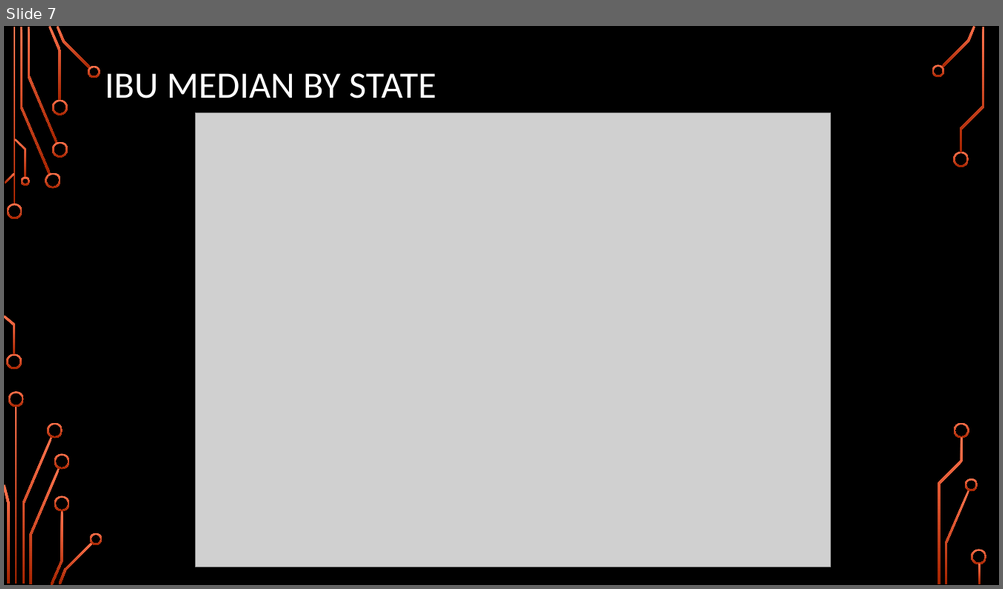
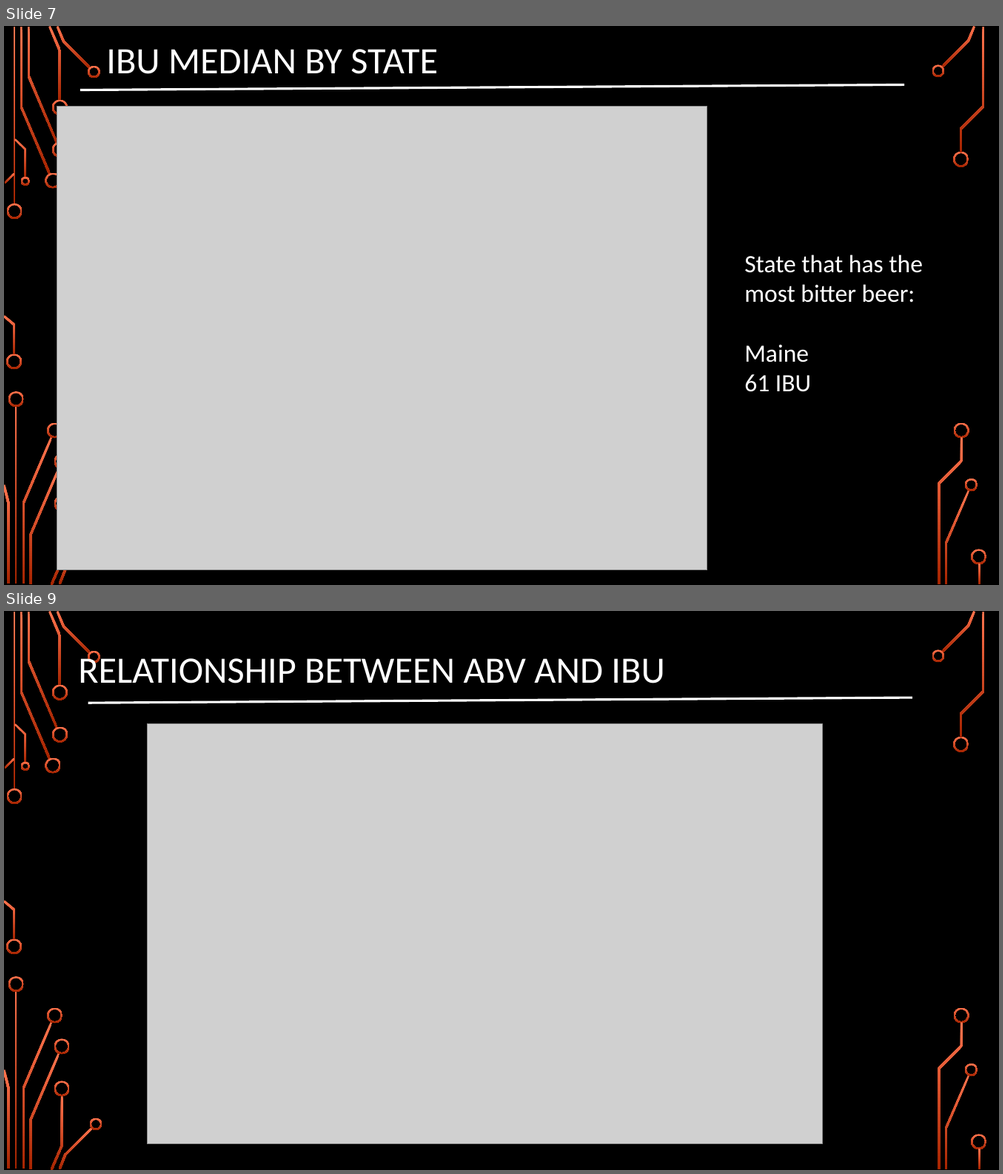
Before and after one commit to arron71/CaseStudy1, a slide deck: CaseStudy1 Presentation.pptx. Shown one above the other, each under a label of ours: slide 7 before the commit, slides 7 and 9 after it; the slides between them are not shown. The pictures are 1003x589 and 1003x1174 pixels, drawn with LibreOffice and Linux fonts; fonts in the diff are those of the drawing; grey boxes stand for pictures; background and template pictures are left out. Boxes give left, top, right and bottom in pixels: in the first picture for what was removed or moved away, otherwise in the second. Text is boxed around its words. In the diff, an @@ line names an element or a change of style, - is before the commit and + after.

```diff
--- a/CaseStudy1 Presentation.pptx
+++ b/CaseStudy1 Presentation.pptx
@@ slide 9 added at (x1=4, y1=611, x2=999, y2=1170), background picture (left out); not listed: 35 template elements that a slide beside it also shows @@
@@ title added at (x1=78, y1=652, x2=664, y2=684), 36 pt, text #FFFFFF @@
+RELATIONSHIP BETWEEN ABV AND IBU
@@ line added from (88, 703) to (912, 698), #FFFFFF 2.25 pt @@
@@ picture added at (x1=148, y1=724, x2=822, y2=1145) @@
@@ freeform shape added at (x1=90, y1=1119, x2=102, y2=1130), fill gradient #FF744E to #A62400 @@
@@ slide 7 changed as well @@
@@ title "IBU MEDIAN BY STATE" moved from (x1=105, y1=73, x2=436, y2=99) to (x1=106, y1=49, x2=438, y2=74) @@
@@ line added from (80, 90) to (905, 85), #FFFFFF 2.25 pt @@
@@ picture resized from (x1=195, y1=113, x2=831, y2=568) to (x1=57, y1=107, x2=707, y2=571) @@
@@ text added at (x1=744, y1=255, x2=922, y2=392), 24 pt, text #FFFFFF @@
+State that has the most bitter beer:
+Maine
+61 IBU
@@ freeform shape removed at (x1=90, y1=534, x2=102, y2=545) @@
```
Also in this commit, not shown: 5 other slides changed, 3 other slides added, 1 slide removed, 2 other files.
